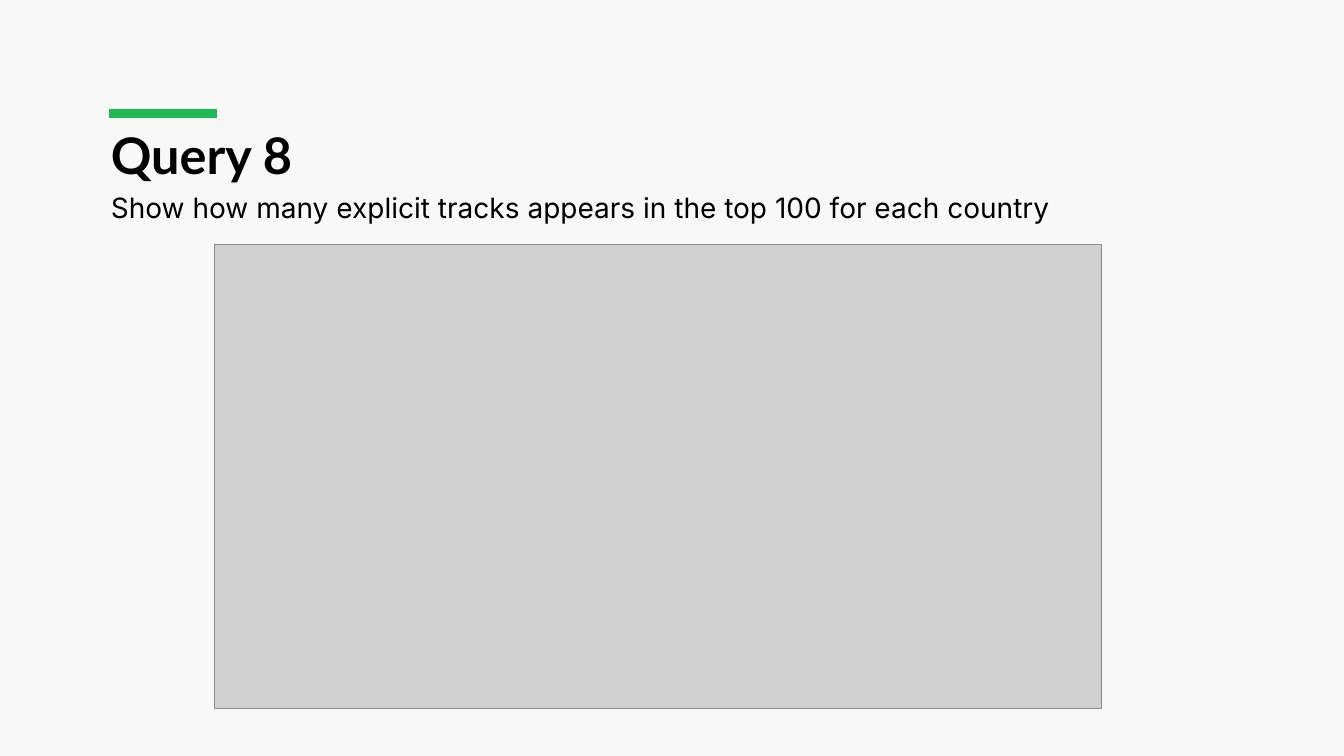
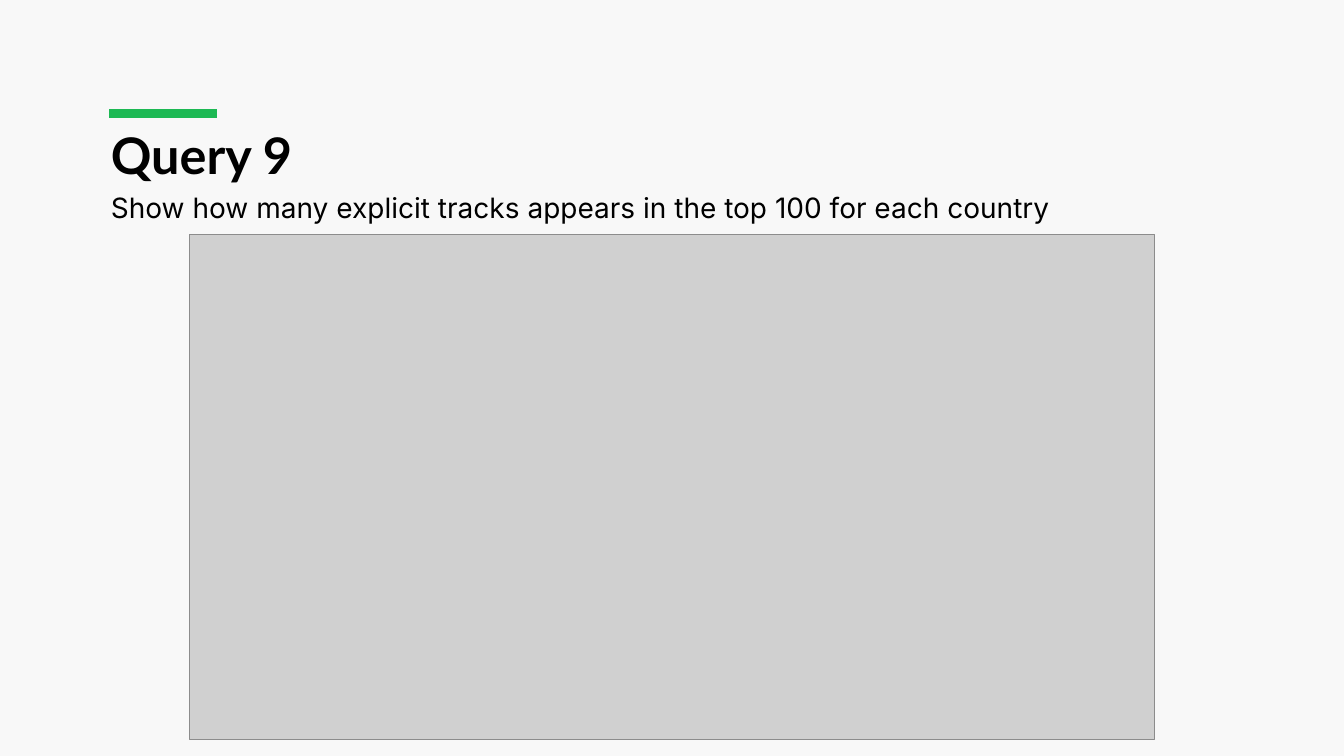
Before and after one commit to luca-martinelli-09/spotify-lod, a slide deck: slide 22 of Spotify_Presentation.pptx (slide 20 before the commit). Drawn at 1344x756 pixels with LibreOffice and Linux fonts; fonts in the diff are those of the drawing; grey boxes stand for pictures. Boxes give left, top, right and bottom in pixels: in the first picture for what was removed or moved away, otherwise in the second. Text is boxed around its words. In the diff, an @@ line names an element or a change of style, - is before the commit and + after.

```diff
--- a/Spotify_Presentation.pptx
+++ b/Spotify_Presentation.pptx
@@ title at (111, 137, 292, 183): text changed @@
-Query 8
+Query 9
@@ picture: place and size @@
-picture at (215, 244, 1102, 708)
+picture at (190, 234, 1155, 739)
```
Also in this commit, not shown: 14 other slides changed, 1 slide added, 1 slide removed, 1 other file.
